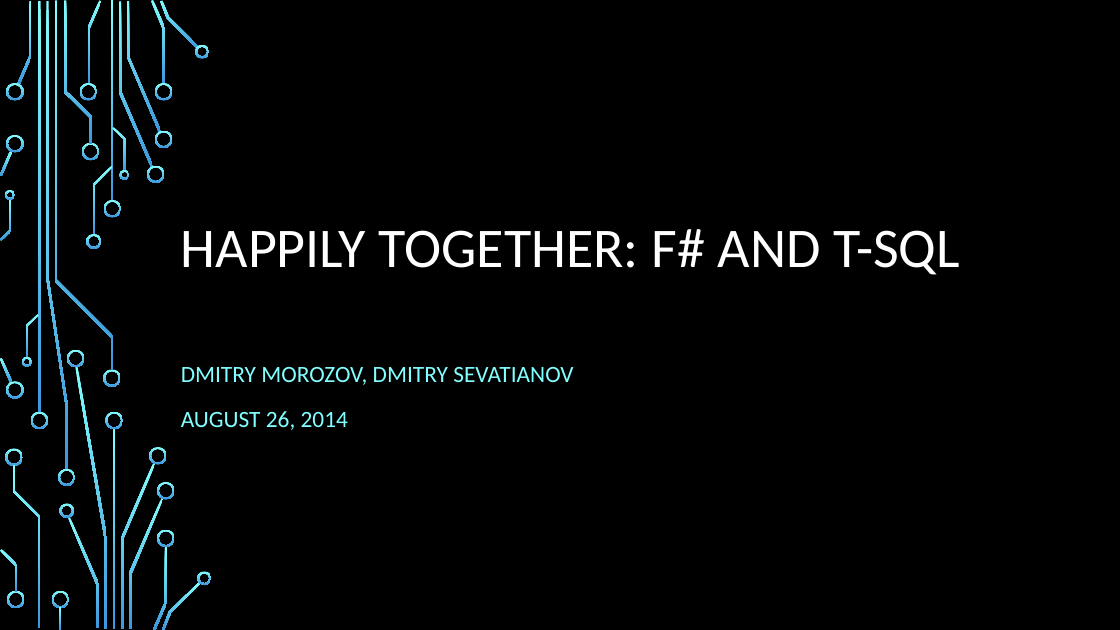
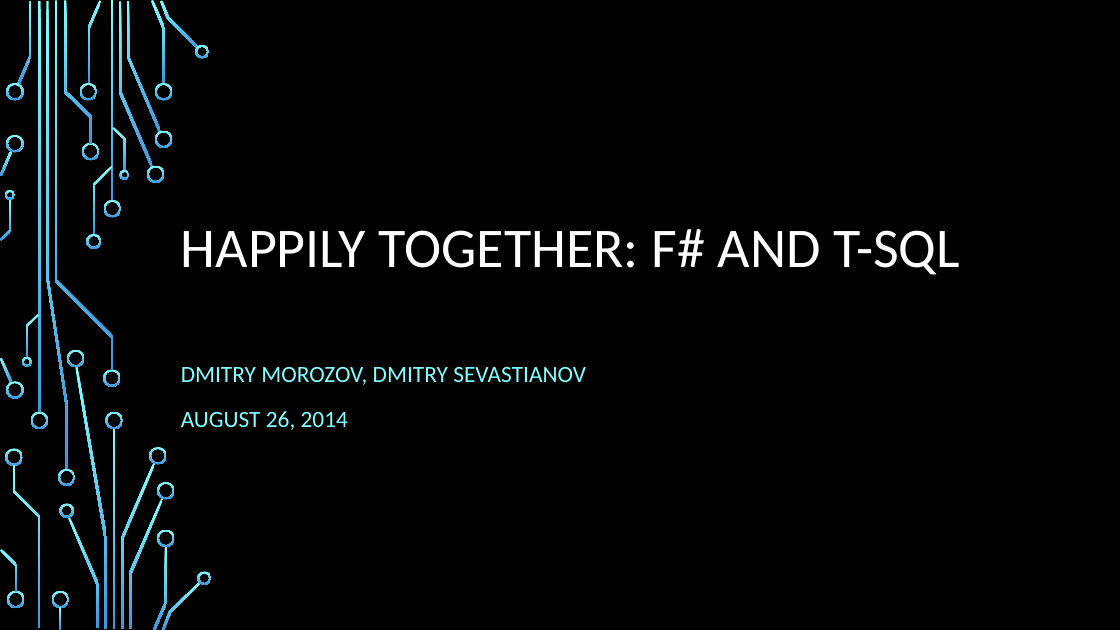
Before and after one commit to fsprojects/FSharp.Data.SqlClient, a slide deck: slide 1 of presentations/NYC F# UG. 2014-08-26.pptx. Drawn at 1120x630 pixels with LibreOffice and Linux fonts; fonts in the diff are those of the drawing; background and template pictures are left out. Boxes give left, top, right and bottom in pixels: in the first picture for what was removed or moved away, otherwise in the second. Text is boxed around its words. In the diff, an @@ line names an element or a change of style, - is before the commit and + after.

```diff
--- a/presentations/NYC F# UG. 2014-08-26.pptx
+++ b/presentations/NYC F# UG. 2014-08-26.pptx
@@ subtitle at (x1=181, y1=367, x2=586, y2=385): text changed @@
-DMITRY MOROZOV, DMITRY SEVATIANOV
+DMITRY MOROZOV, DMITRY SEVASTIANOV
```
Also in this commit, not shown: 1 other slide changed, 1 slide added.
